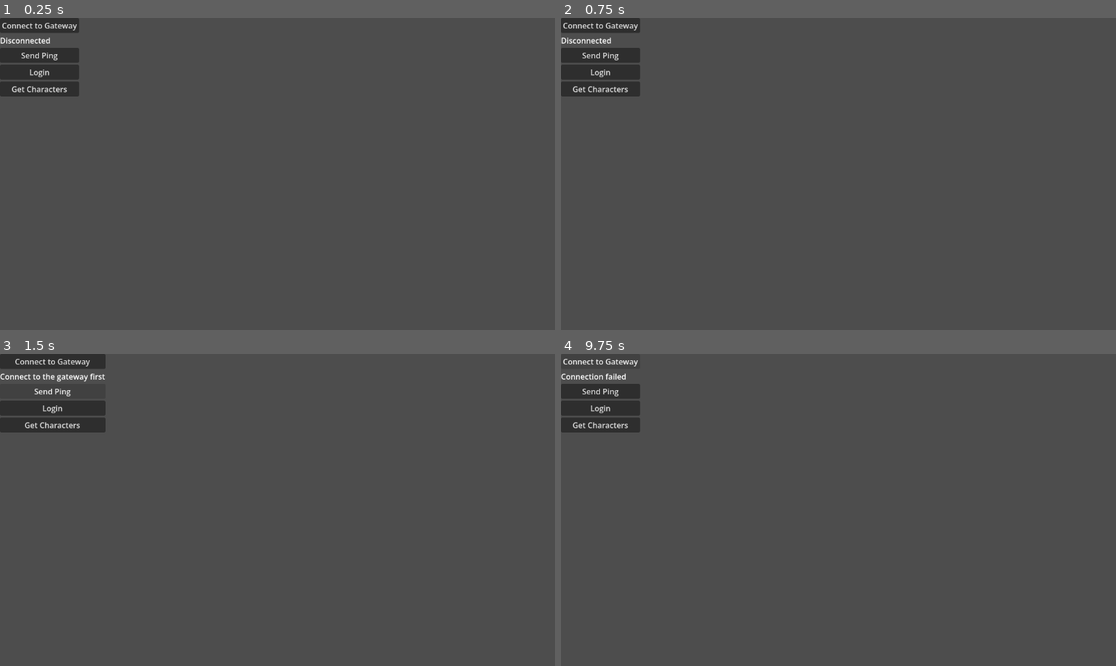
Above: before the commit, frames 1-4 (two rows, left to right).
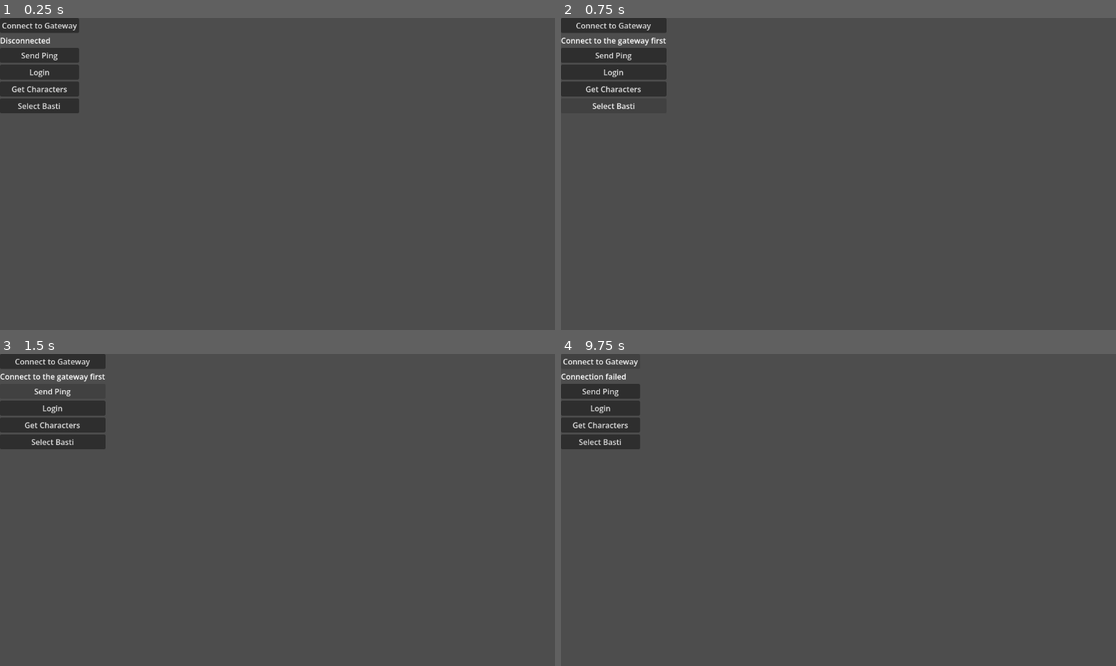
Above: after the commit, the same moments.

Repository: kathibrati/moondrasil-online
Game: Godot game, scene res://Main.tscn
The game is run twice, just before and just after one commit, with the same random seed, the same clock (stepped at 60 frames per second) and the same inputs.
Inputs (mouse positions are in pixels of both pictures, inside the frame that each line leads up to):
- Up to frame 1 (0.25 s): no input
- Up to frame 2 (0.75 s): click (599, 105) at 0.5 s, where only the run after the commit has a clickable "Select Basti"
- Up to frame 3 (1.5 s): click "Send Ping" at 1.25 s
- Up to frame 4 (9.75 s): click "Login" at 2 s; click "Get Characters" at 2.75 s; click "Send Ping" at 3.5 s; click "Login" at 4.25 s; click "Get Characters" at 5 s; click (616, 441) at 5.75 s, where only the run after the commit has a clickable "Select Basti"; click "Send Ping" at 6.5 s; click "Login" at 7.25 s; click "Get Characters" at 8 s; click (616, 441) at 8.75 s, where only the run after the commit has a clickable "Select Basti"; click "Connect to Gateway" at 9.5 s

The runs differ from the first frame. In frame 1, 0.6% of the frame differs, in the area x 0-15%, y 25-31%; in frame 2, 1.6%, in the area x 0-20%, y 0-30%; in frame 3, 0.9%; in frame 4, 0.6%.

Commit message:
add character selection websocket flow

Diff:
--- a/client/godot/moondrasil-online/Main.gd
+++ b/client/godot/moondrasil-online/Main.gd
@@ -5,6 +5,7 @@
 @onready var ping_button = $VBoxContainer/PingButton
 @onready var login_button = $VBoxContainer/LoginButton
 @onready var get_characters_button = $VBoxContainer/GetCharactersButton
+@onready var select_basti_button = $VBoxContainer/SelectBastiButton
 
 var websocket := WebSocketPeer.new()
 
@@ -13,6 +14,7 @@
 	ping_button.pressed.connect(_on_ping_pressed)
 	login_button.pressed.connect(_on_login_pressed)
 	get_characters_button.pressed.connect(_on_get_characters_pressed)
+	select_basti_button.pressed.connect(_on_select_basti_pressed)
 
 func _process(_delta):
 	websocket.poll()
@@ -55,6 +57,12 @@
 		"type": "GET_CHARACTERS"
 	})
 
+func _on_select_basti_pressed():
+	_send_message({
+		"type": "SELECT_CHARACTER",
+		"characterId": "1"
+	})
+
 func _send_message(payload: Dictionary):
 	if websocket.get_ready_state() != WebSocketPeer.STATE_OPEN:
 		status_label.text = "Connect to the gateway first"
@@ -69,7 +77,9 @@
 		var character_names: Array[String] = []
 
 		for character in payload.get("characters", []):
-			character_names.append(str(character.get("name", "")))
+			var character_id = str(character.get("id", ""))
+			var character_name = str(character.get("name", ""))
+			character_names.append("%s: %s" % [character_id, character_name])
 
 		status_label.text = "Characters: " + ", ".join(character_names)
 		return
--- a/client/godot/moondrasil-online/Main.tscn
+++ b/client/godot/moondrasil-online/Main.tscn
@@ -35,3 +35,7 @@
 [node name="GetCharactersButton" type="Button" parent="VBoxContainer" unique_id=994015945]
 layout_mode = 2
 text = "Get Characters"
+
+[node name="SelectBastiButton" type="Button" parent="VBoxContainer"]
+layout_mode = 2
+text = "Select Basti"
Not shown, changed: backend/game-gateway-service/src/main/kotlin/com/moondrasil/gateway/application/GatewayMessageHandler.kt
Not shown, changed: backend/game-gateway-service/src/main/kotlin/com/moondrasil/gateway/domain/message/CharacterDto.kt
Not shown, changed: backend/game-gateway-service/src/main/kotlin/com/moondrasil/gateway/interfaces/websocket/MessageDispatcher.kt
Not shown, changed: backend/game-gateway-service/src/test/kotlin/com/moondrasil/gateway/ApplicationTest.kt
Not shown, changed: docs/architecture/message-protocol.md
